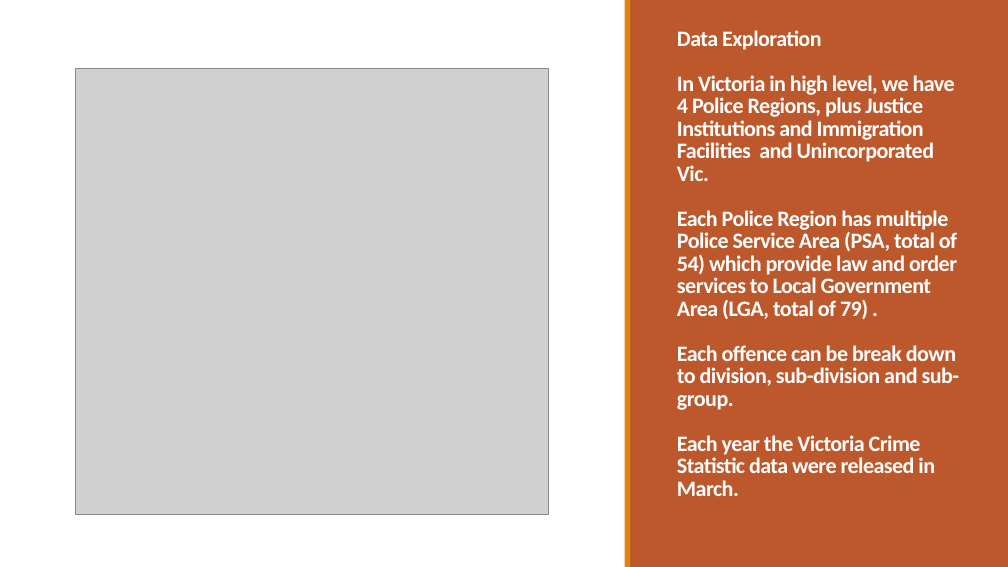
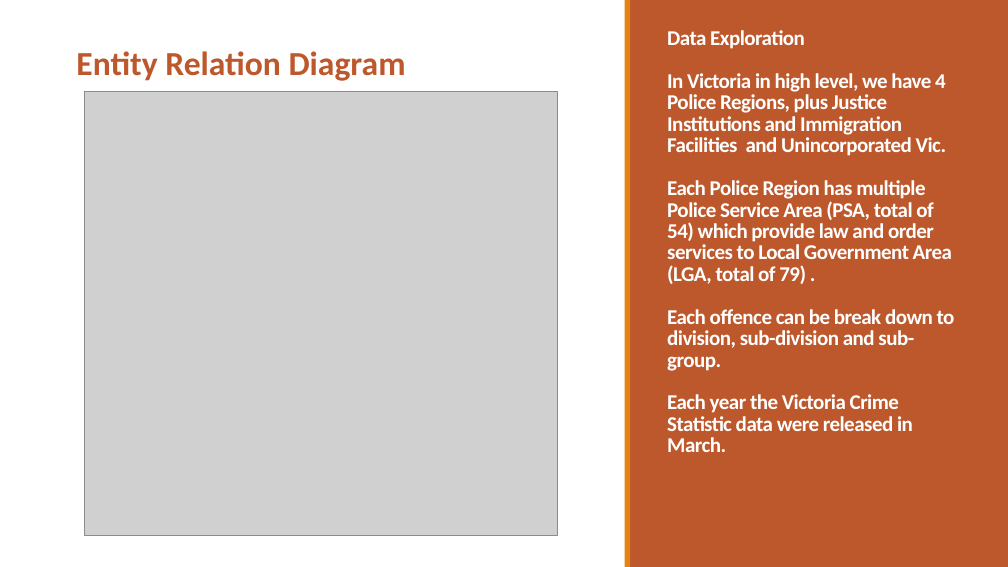
Before and after one commit to PhuongTieuOp/project3, a slide deck: slide 4 of Victoria Crime Data Visualization3.pptx. Drawn at 1008x567 pixels with LibreOffice and Linux fonts; fonts in the diff are those of the drawing; grey boxes stand for pictures. Boxes give left, top, right and bottom in pixels: in the first picture for what was removed or moved away, otherwise in the second. Text is boxed around its words. In the diff, an @@ line names an element or a change of style, - is before the commit and + after.

```diff
--- a/Victoria Crime Data Visualization3.pptx
+++ b/Victoria Crime Data Visualization3.pptx
@@ text added at (76, 51, 406, 81), 32 pt, text #BD582C, bold @@
+Entity Relation Diagram
@@ title "Data Exploration In Victoria in ...": place and size @@
-title "Data Exploration In Victoria in ..." at (677, 75, 960, 496)
+title "Data Exploration In Victoria in ..." at (667, 30, 955, 452)
@@ title "Data Exploration In Victoria in ..." at (667, 30, 955, 452): size 21 to 20 pt @@
@@ picture: place and size @@
-picture at (76, 68, 549, 514)
+picture at (84, 91, 557, 535)
```
Also in this commit, not shown: 5 other slides changed, 4 slides added, 1 slide removed.
